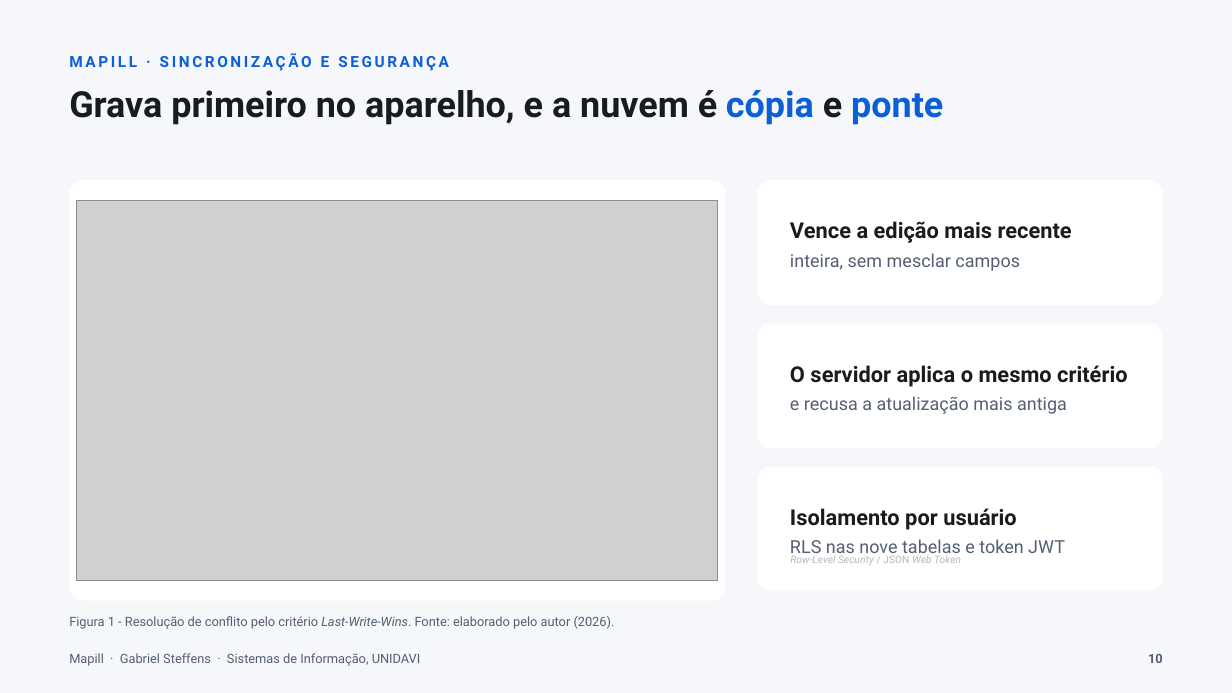
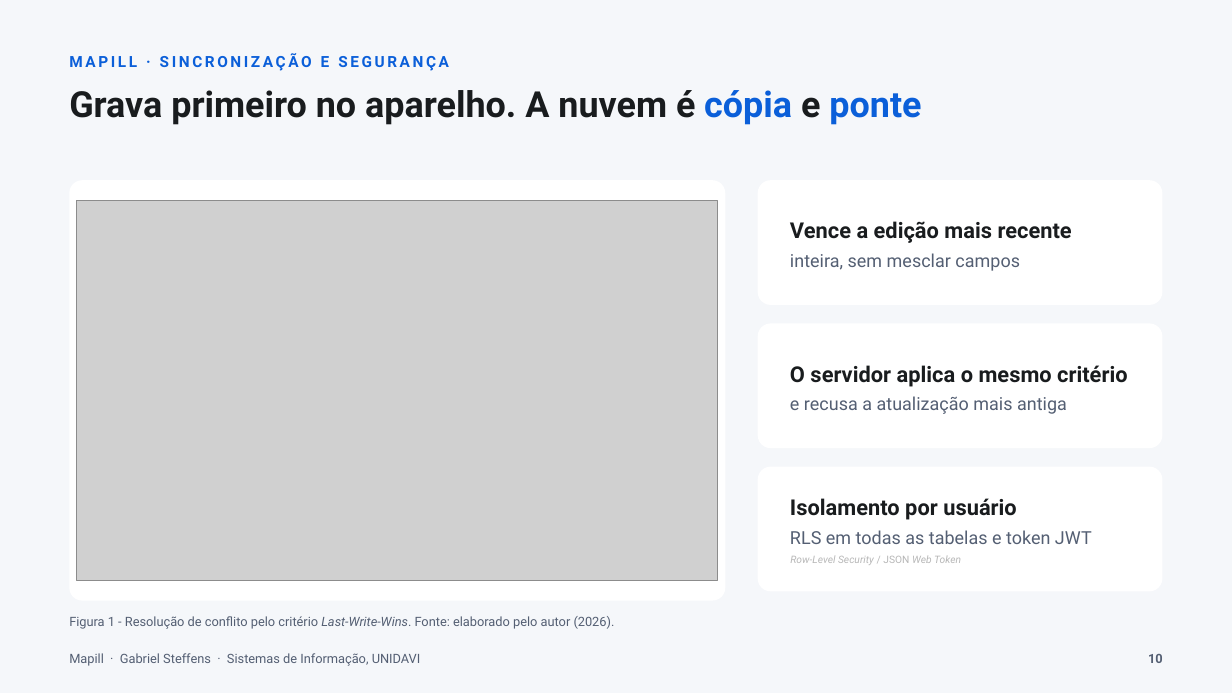
Before and after one commit to gabste8831/Mapill-Health-App, a slide deck: slide 10 of docs/tcc/apresentacao-mapill.pptx. Drawn at 1232x693 pixels with LibreOffice and Linux fonts; fonts in the diff are those of the drawing; grey boxes stand for pictures. Boxes give left, top, right and bottom in pixels: in the first picture for what was removed or moved away, otherwise in the second. Text is boxed around its words. In the diff, an @@ line names an element or a change of style, - is before the commit and + after.

```diff
--- a/docs/tcc/apresentacao-mapill.pptx
+++ b/docs/tcc/apresentacao-mapill.pptx
@@ text at (69, 90, 921, 125): text changed @@
-Grava primeiro no aparelho, e a nuvem é cópia e ponte
+Grava primeiro no aparelho. A nuvem é cópia e ponte
@@ text "Isolamento por usuário": place and size @@
-text "Isolamento por usuário" at (790, 508, 1065, 559)
+text "Isolamento por usuário" at (790, 498, 1092, 544)
@@ text at (790, 530, 1092, 544): text changed @@
-RLS nas nove tabelas e token JWT
+RLS em todas as tabelas e token JWT
```
Also in this commit, not shown: 8 other slides changed.
